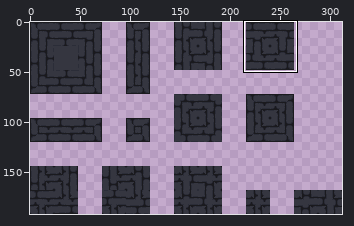
Edited in one commit: sprite sheet (Sprites/Map/Tiles/Stone bricks/old_stone_bricks_tileset_2.png). Above: a wide view before the commit, with the close-up outlined.
Close-up. Before the commit:
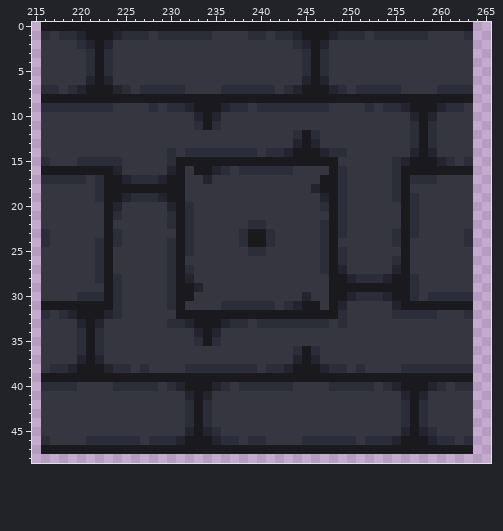
The file is 312x192 pixels. Shown: x 215..265, y 0..48. The commit also changed other parts of the picture, which this record leaves out.
The result:
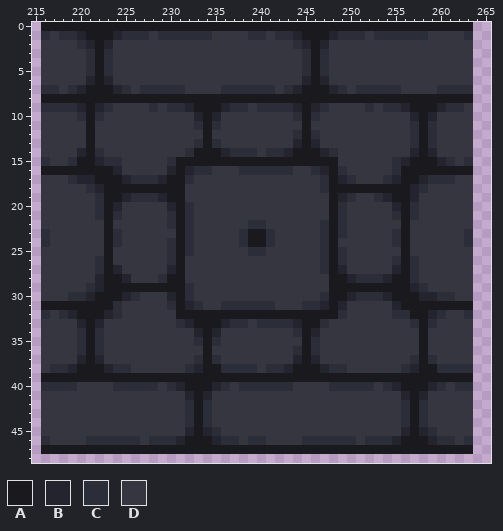
Palette (. is transparent): A #1a1a1e  B #24242f  C #2b2d38  D #353640
The edit:
y 9: x 220..222 CCC -> BAB; x 244..246 CCC -> BAB
y 10: x 220..222 DDD -> CAC; x 244..246 DDD -> CAC
y 11: x 221 D -> A; x 245 D -> A
y 12: x 221 D -> A; x 234 D -> A
y 13: x 221 D -> A; x 233..235 DDD -> CAC
y 14: x 220..222 DDD -> BAC; x 230 C -> D; x 233..236 CCCC -> AAAB; x 249 C -> D
y 15: x 219..222 DCCC -> CAAB
y 16: x 232..236 DAABC -> BCCDD; x 246..247 DD -> CB
y 17: x 216..218 CCC -> DDD; x 220..222 CDC -> BBA; x 232 D -> C; x 234 B -> D; x 247 A -> C; x 249..250 CD -> BC; x 254..255 DC -> CB; x 257..258 CC -> AB; x 260..261 DD -> CC
y 18: x 221..222 DC -> CB; x 246..247 BA -> DC; x 249..255 CDDDDDC -> AAAAAAA; x 257..258 DD -> BC
y 19: x 247 B -> D; x 249..250 CD -> BC; x 253..255 DDC -> CBA; x 257 C -> B
y 20: x 222 D -> C; x 247 C -> D; x 255 D -> B
y 21: x 222 D -> C; x 255 D -> C
y 22..23: x 257 C -> D
y 24..25: x 222 C -> D
y 26: x 257 D -> C
y 27: x 224 D -> B; x 230 C -> B; x 232 C -> D; x 257 D -> C
y 28: x 222 C -> B; x 224..225 CD -> AB; x 229..230 DC -> CA; x 232 B -> D
y 29: x 221..222 DD -> CB; x 224..230 CDDDDDC -> AAAAAAA; x 232..233 AB -> CD; x 257..258 CD -> BC
y 30: x 219 D -> C; x 221..222 CC -> BA; x 224..226 CDD -> ABC; x 230 C -> B; x 232 A -> C; x 245 B -> D; x 247 D -> C; x 257..259 CDC -> ABB; x 262..263 CC -> DD
y 31: x 232..233 DD -> BC; x 243..247 CBAAD -> DDCCB
y 32: x 257..260 CCCD -> AABC
y 33: x 230 C -> D; x 244..246 CCC -> BAA; x 249 C -> D; x 257..259 DDD -> CAC
y 34: x 244..246 DDD -> CAB; x 258 D -> A
y 35: x 245..246 DD -> AC; x 258 D -> A
y 36: x 234 D -> A; x 258 D -> A
y 37: x 233..235 DDD -> CAC; x 257..259 DDD -> CAC
y 38: x 227 C -> D; x 233..235 CCC -> BAA; x 251 C -> D; x 257..259 CCC -> BAA
Pixel boxes of the changes (left, top, right, bottom) in both close-ups:
changed: (41, 103, 230, 373)
changed: (284, 103, 473, 373)
